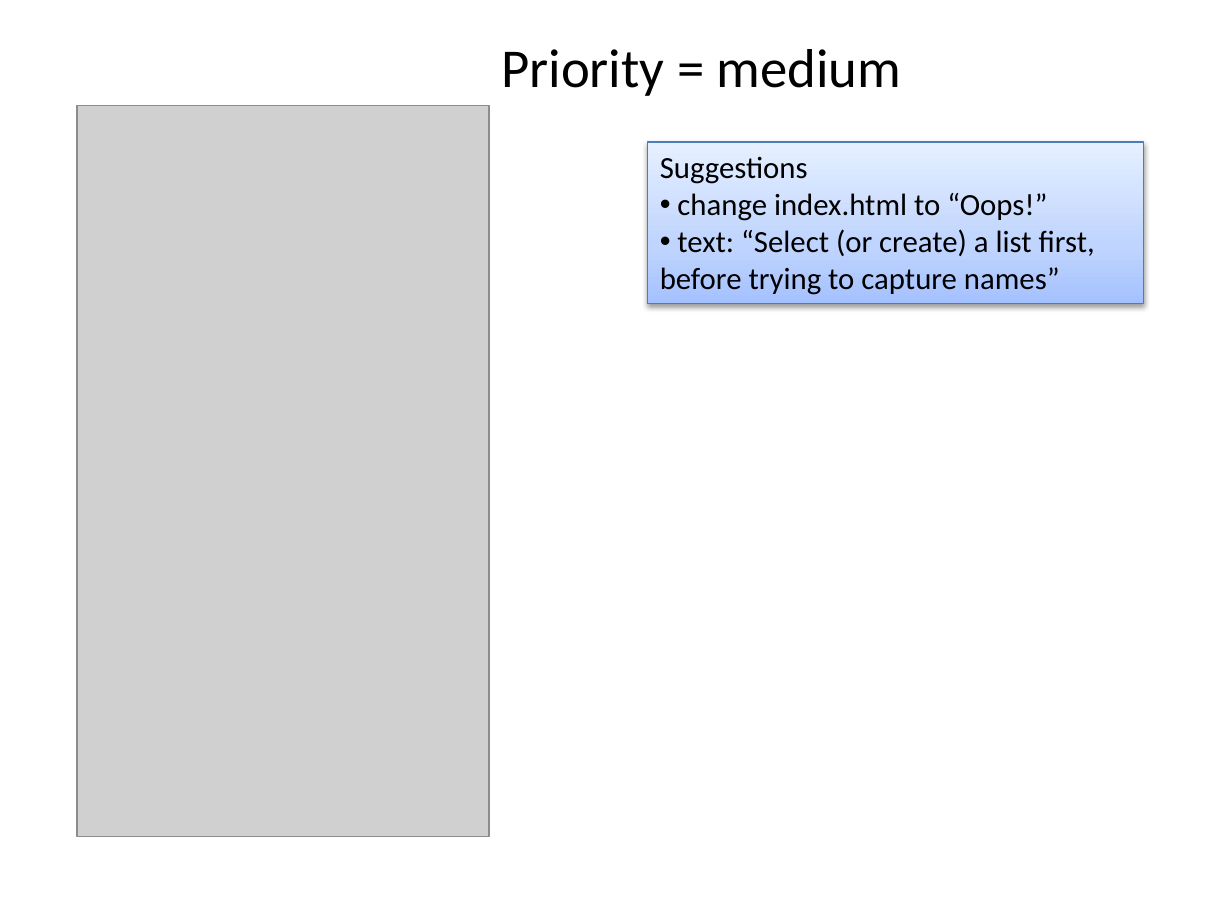
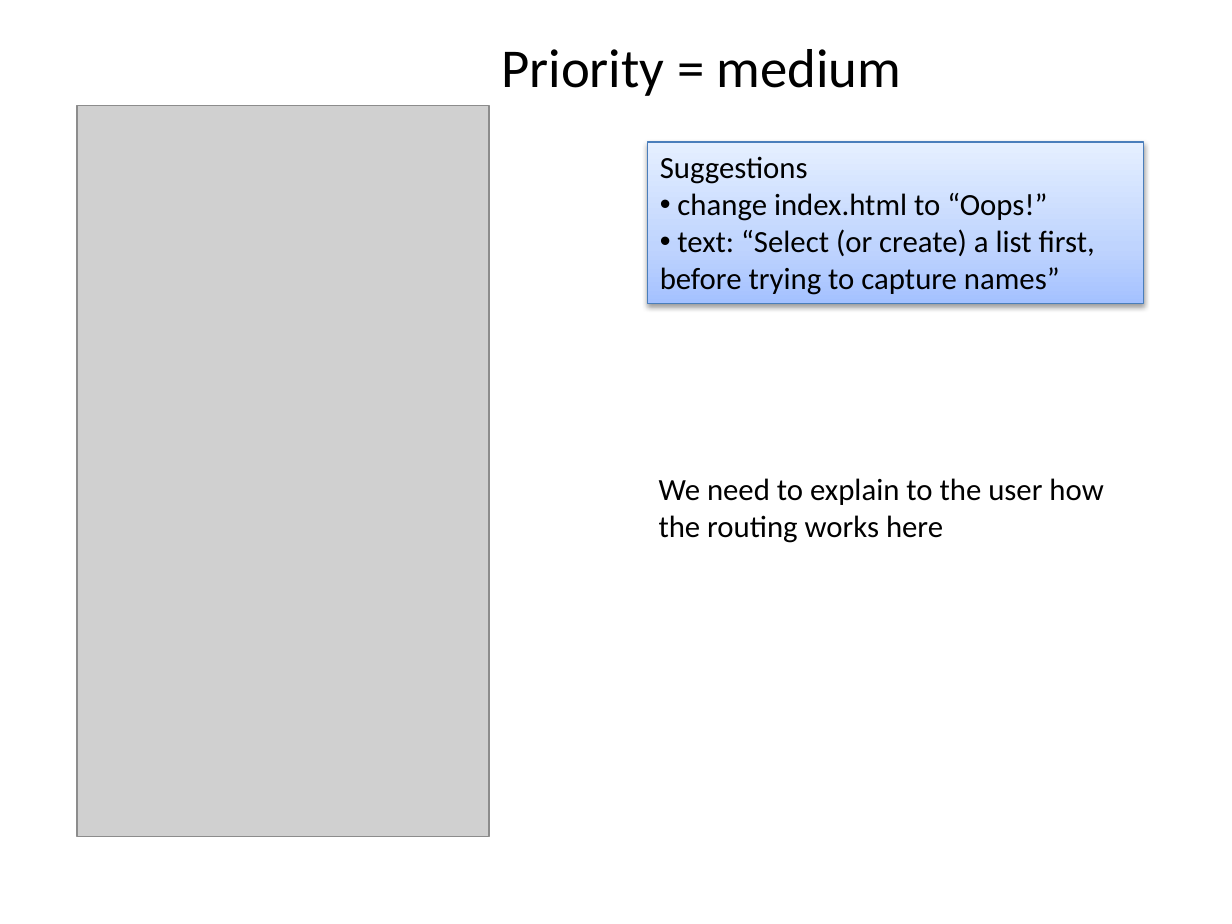
Before and after one commit to phylotastic/Pt_Mobile_Application, a slide deck: slide 6 of design/mobile_app_mvp_priorities.pptx. Drawn at 1232x924 pixels with LibreOffice and Linux fonts; fonts in the diff are those of the drawing; grey boxes stand for pictures. Boxes give left, top, right and bottom in pixels: in the first picture for what was removed or moved away, otherwise in the second. Text is boxed around its words. In the diff, an @@ line names an element or a change of style, - is before the commit and + after.

```diff
--- a/design/mobile_app_mvp_priorities.pptx
+++ b/design/mobile_app_mvp_priorities.pptx
@@ text added at [659,478,1103,543], 18 pt, text #000000 @@
+We need to explain to the user how the routing works here
```
Also in this commit, not shown: 4 other slides changed.
